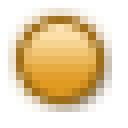
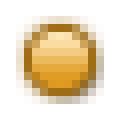
Two versions of the same layered image (128 × 128). Layer-by-layer changes:
hid "smiley" (2nd of 2, in "smiley") over [24, 24, 96, 96]
added layer "smiley 4" in group "smiley" over [32, 32, 88, 88]
